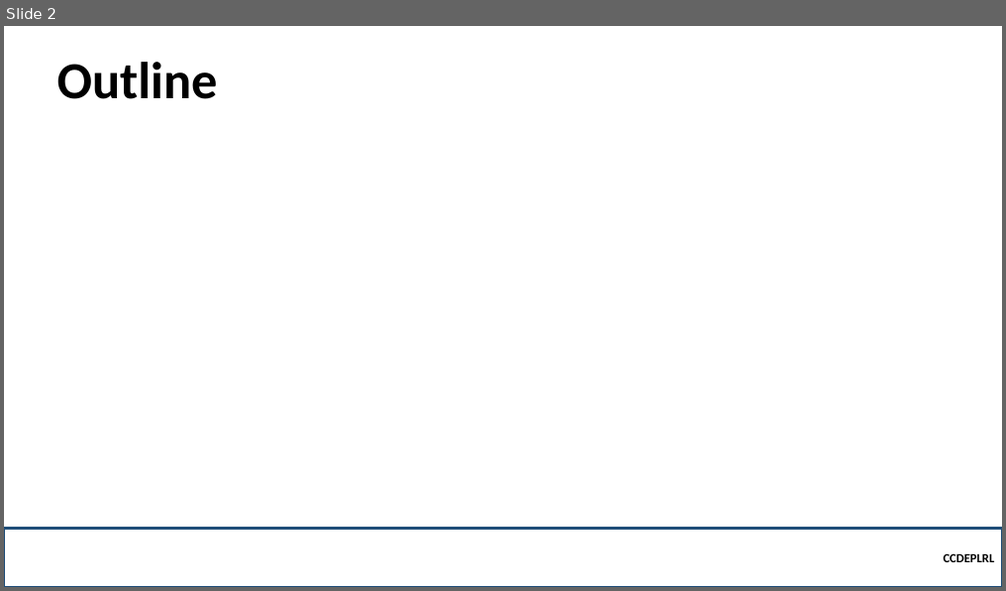
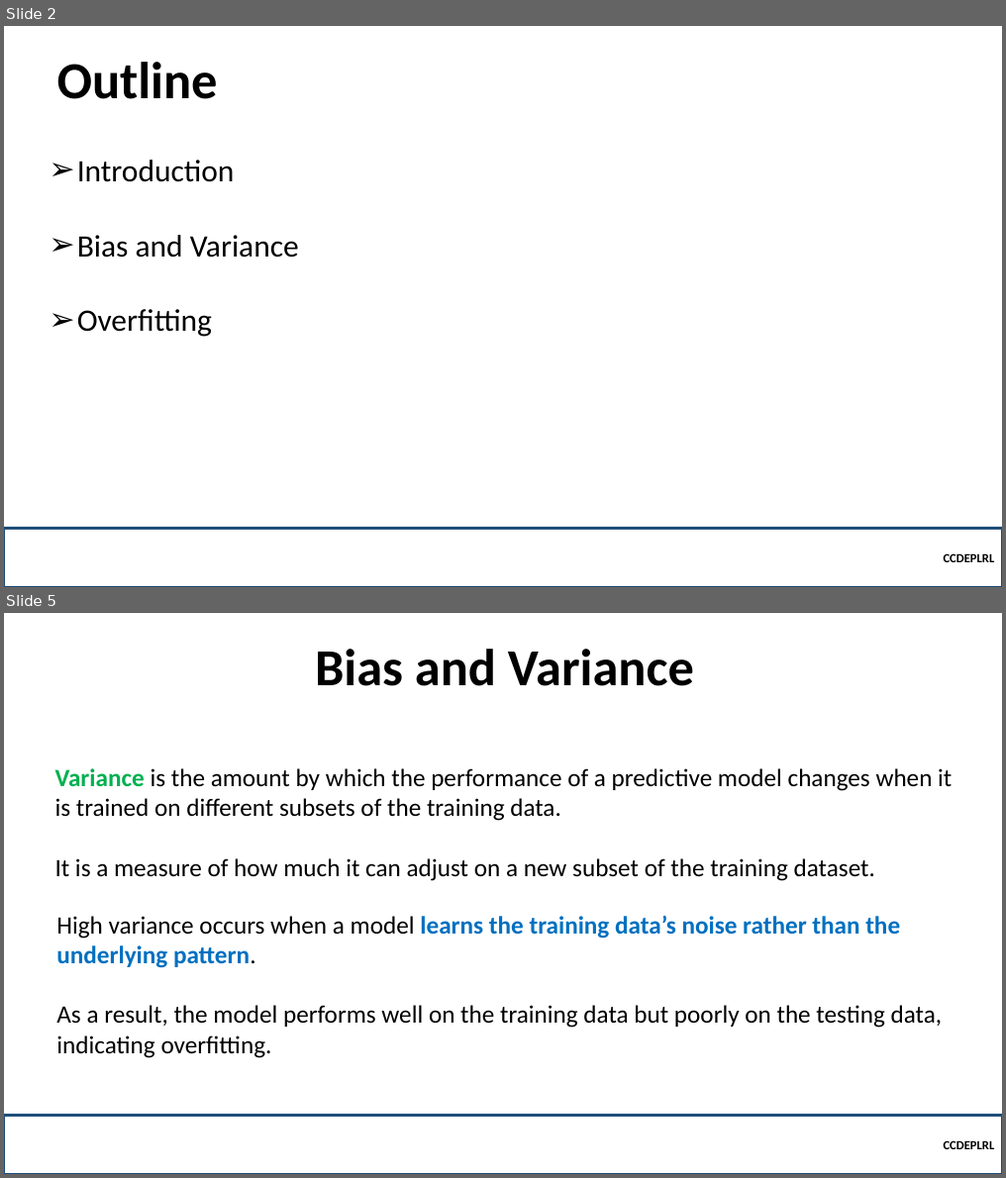
Before and after one commit to robitussin/CCDEPLRL, a slide deck: Week 3 - Neural Networks in Practice/Overfitting.pptx. Shown one above the other, each under a label of ours: slide 2 before the commit, slides 2 and 5 after it; the slides between them are not shown. The pictures are 1006x591 and 1006x1178 pixels, drawn with LibreOffice and Linux fonts; fonts in the diff are those of the drawing; background and template pictures are left out. Boxes give left, top, right and bottom in pixels: in the first picture for what was removed or moved away, otherwise in the second. Text is boxed around its words. In the diff, an @@ line names an element or a change of style, - is before the commit and + after.

Commit message:
added mini batch and overfitting

```diff
--- a/Week 3 - Neural Networks in Practice/Overfitting.pptx
+++ b/Week 3 - Neural Networks in Practice/Overfitting.pptx
@@ slide 5 added at (x1=4, y1=613, x2=1002, y2=1174), background picture (left out) @@
@@ title added at (x1=315, y1=649, x2=694, y2=686), 50 pt, text #000000, bold @@
+Bias and Variance
@@ text added at (x1=55, y1=768, x2=951, y2=881), 24 pt, text #000000 @@
+Variance is the amount by which the performance of a predictive model changes when it is trained on different subsets of the training data.
+It is a measure of how much it can adjust on a new subset of the training dataset.
@@ text added at (x1=56, y1=915, x2=943, y2=1059), 24 pt, text #000000 @@
+High variance occurs when a model learns the training data’s noise rather than the underlying pattern.
+As a result, the model performs well on the training data but poorly on the testing data, indicating overfitting.
@@ rectangle added at (x1=4, y1=1115, x2=1002, y2=1174), outline #1F4E79 2.25 pt, 12 pt, text #000000, bold @@
+CCDEPLRL
@@ slide 2 changed as well @@
@@ text added at (x1=77, y1=160, x2=299, y2=337), 30 pt, text #000000 @@
+➢ Introduction
+➢ Bias and Variance
+➢ Overfitting
```
Also in this commit, not shown: 1 other slide changed, 8 other slides added, 2 other files.
